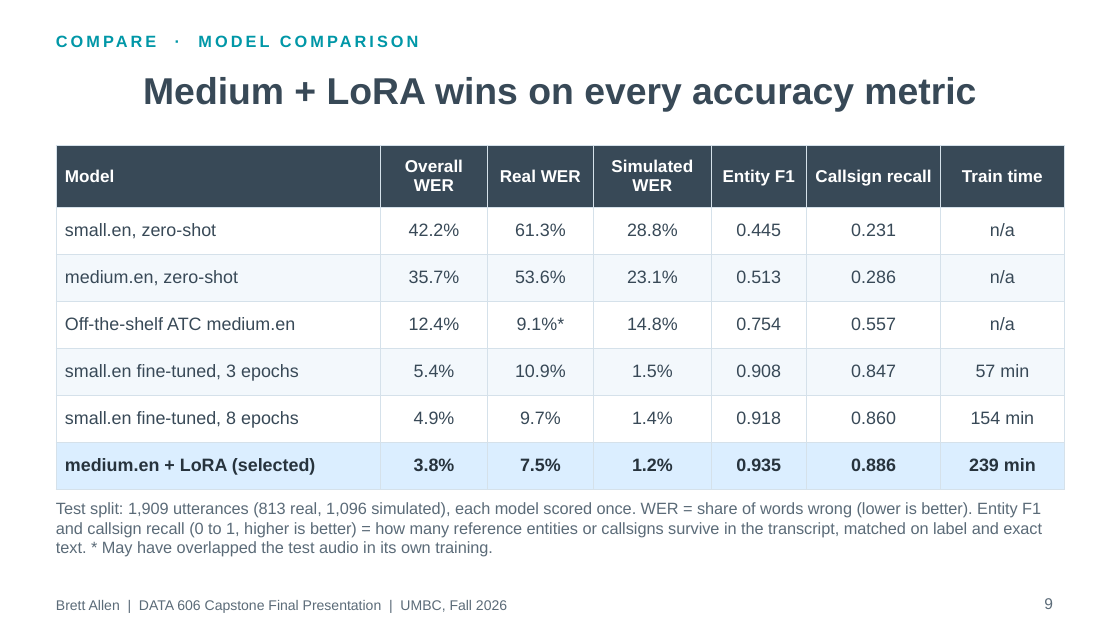
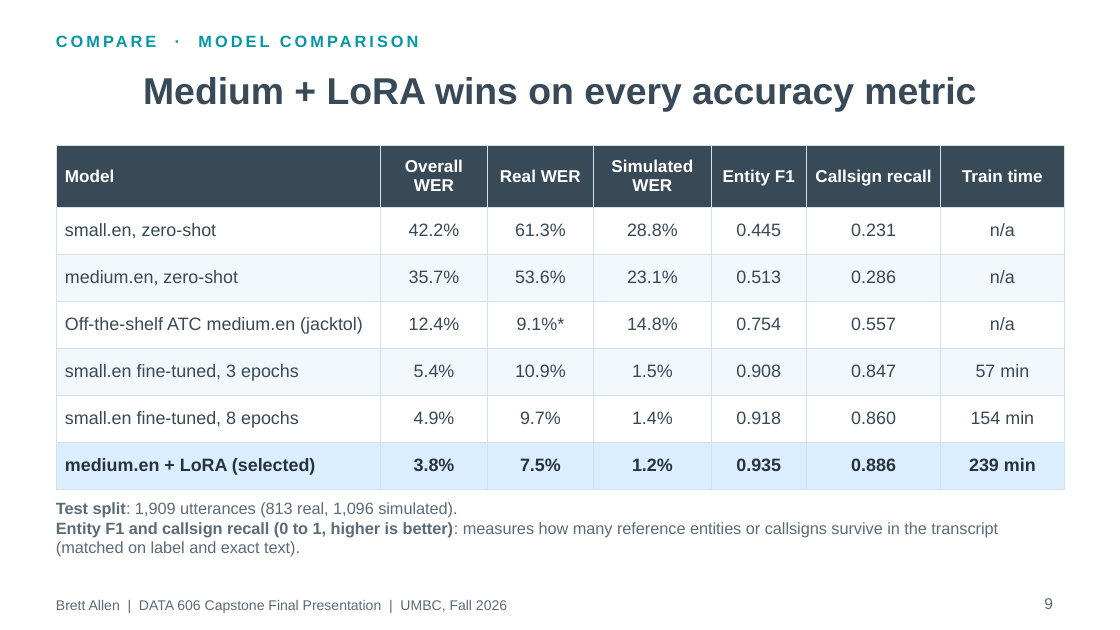
Before and after one commit to BrettFX/UMBC-DATA606-Capstone, a slide deck: slide 9 of docs/Allen_DATA_606_Capstone_Final.pptx. Drawn at 1120x630 pixels with LibreOffice and Linux fonts; fonts in the diff are those of the drawing. Boxes give left, top, right and bottom in pixels: in the first picture for what was removed or moved away, otherwise in the second. Text is boxed around its words. In the diff, an @@ line names an element or a change of style, - is before the commit and + after.

Commit message:
Update final presentation slides Adjust wording and visuals, etc.

```diff
--- a/docs/Allen_DATA_606_Capstone_Final.pptx
+++ b/docs/Allen_DATA_606_Capstone_Final.pptx
@@ table at (56, 146, 1064, 489) @@
-row 4, column 1: Off-the-shelf ATC medium.en
+row 4, column 1: Off-the-shelf ATC medium.en (jacktol)
@@ text at (56, 502, 998, 557): text changed @@
-Test split: 1,909 utterances (813 real, 1,096 simulated), each model scored once. WER = share of words wrong (lower is better). Entity F1 and callsign recall (0 to 1, higher is better) = how many reference entities or callsigns survive in the transcript, matched on label and exact text. * May have overlapped the test audio in its own training.
+Test split: 1,909 utterances (813 real, 1,096 simulated).
+Entity F1 and callsign recall (0 to 1, higher is better): measures how many reference entities or callsigns survive in the transcript (matched on label and exact text).
```
Also in this commit, not shown: 16 other slides changed, 1 other file.
